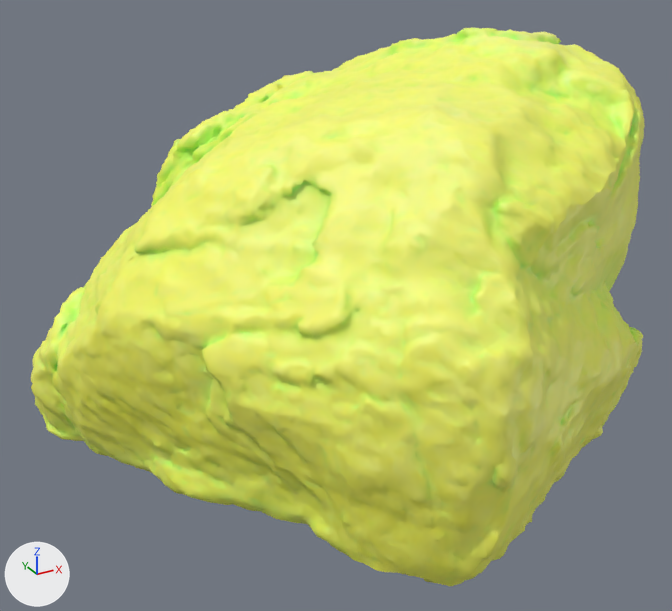
Two versions of the glTF model godot/world/rocks/scan_02.glb, one commit apart.
The view is the same before and after, from a 50 mm camera at (-1.071, -1.888, 0.835) aimed at (-0.045, -0.024, -0.098). Arrows for +X, +Y and +Z are at lower left; the lights stay in place. The first picture is the older version. Vertices at exactly the same position are counted once.
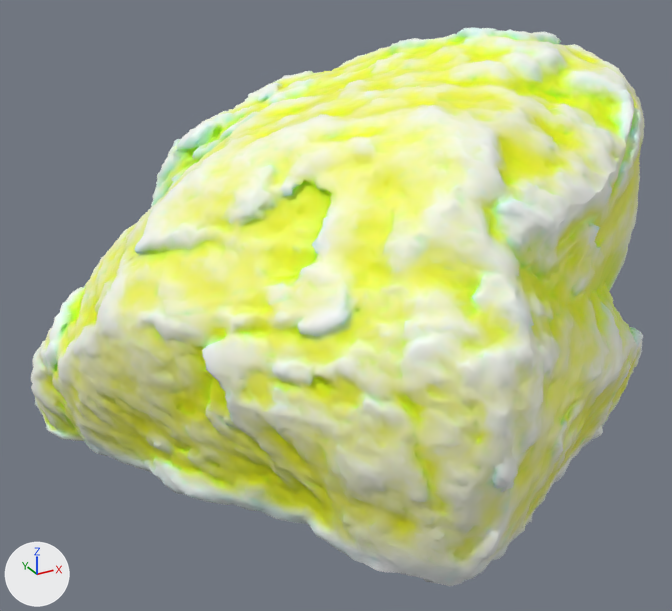
What the commit changed:
me_mesh_0 has 29535 vertices, 59066 faces and spans x -0.732..0.732, y -0.724..0.724, z -0.552..0.552.
me_mesh_0 is used by ob_mesh_0; location (0.0, 0.0, 0.0).
me_mesh_0 part 1: 32022 faces centred in x -0.713..0.726, y -0.703..0.697, z -0.542..0.534 are repainted in the vertex colours; the middle colour goes from yellow #f6ff68 to yellow #f6ff6a.
me_mesh_0 part 2: 18041 faces centred in x -0.721..0.731, y -0.714..0.714, z -0.547..0.541 are repainted in the vertex colours; the middle colour goes from yellow #f8ff68 to yellow #f8ffc8.
me_mesh_0 part 3: 9003 faces centred in x -0.73..0.73, y -0.723..0.723, z -0.551..0.55 are repainted in the vertex colours; the middle colour goes from yellow #f8ff69 to white #f8fff1.

Where the change shows, as pixel boxes (x1, y1, x2, y2) in the pictures (672 x 611 px):
part 1 of me_mesh_0, recoloured
    both: (39, 35, 641, 562)
part 2 of me_mesh_0, recoloured
    both: (34, 31, 645, 569)
part 3 of me_mesh_0, recoloured
    both: (31, 28, 644, 586)
